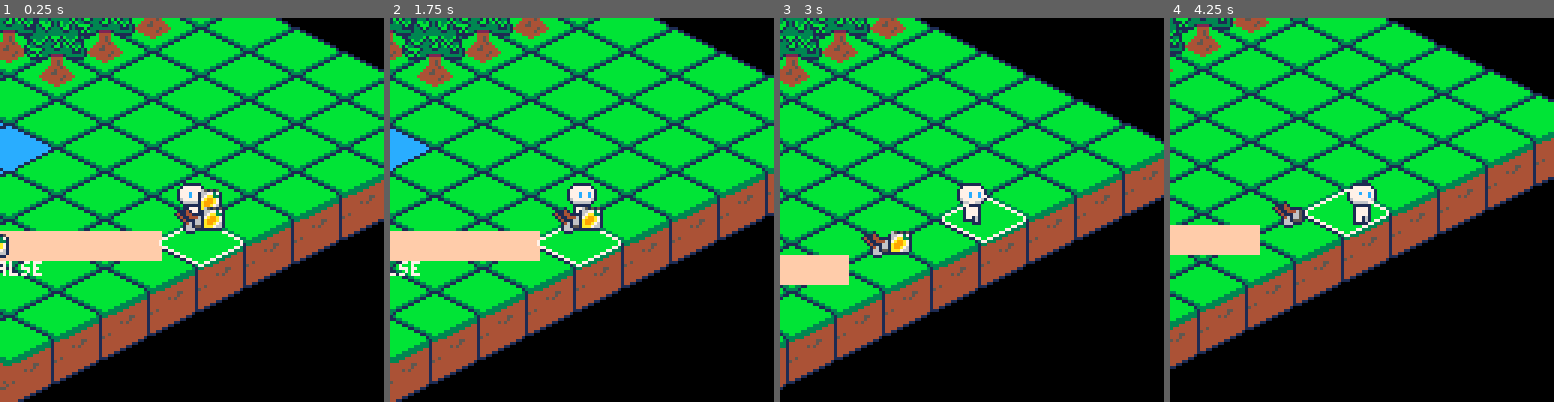
Above: before the commit, frames 1-4 (left to right).
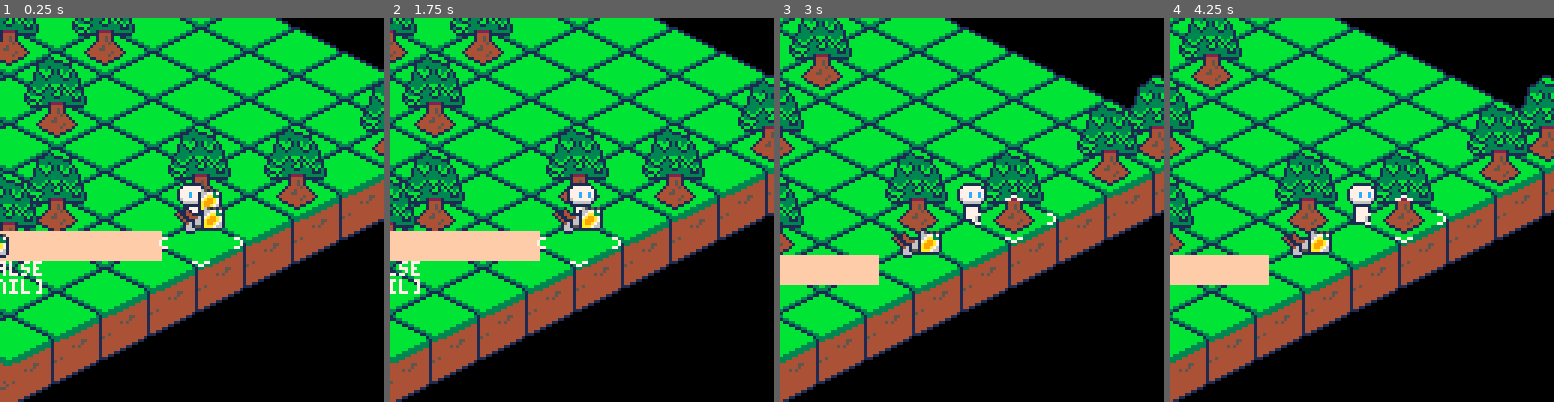
Above: after the commit, the same moments.

Repository: alainpuron/pico-8
Game: PICO-8 cartridge isometric.p8
Two runs of this game, one before a commit and one after it. Both use one fixed random seed, a clock stepped at 60 frames per second and the inputs below.
Inputs:
- Up to frame 1 (0.25 s): no input
- Up to frame 2 (1.75 s): tap X (X key) at 0.33, 1.07 s; tap O (Z key) at 0.7, 1.7 s; hold Right from 1.6 s (still down)
- Up to frame 3 (3 s): tap X (X key) at 1.85, 2.97 s; release Right at 2.1 s; tap O (Z key) at 2.1, 2.5, 2.9 s; hold Up 2.15-2.42 s; hold Right from 2.47 s (still down)
- Up to frame 4 (4.25 s): release Right at 3.03 s; hold Left 3.08-3.58 s; tap O (Z key) at 3.3, 3.7, 4.1 s; hold Down 3.63-3.97 s; hold Right from 4.02 s (still down); tap X (X key) at 4.08 s

The runs differ from the first frame. In frame 1, 11% of the frame differs, in the area x 0-100%, y 0-72%; in frame 2, 11%; in frame 3, 40%; in frame 4, 49%, in the area x 0-100%, y 0-100%.

Commit message:
Add files via upload

Diff:
--- a/isometric.p8
+++ b/isometric.p8
@@ -2,16 +2,15 @@
 version 43
 __lua__
 
---- collition progress ---
--- added a collition system
--- based if the tile has a
--- flag, does work but sometimes
--- player gets stuck
+
 
 
 function _init()
 
 map_layout()
+-- test
+generate_overlay(tiles.grass,tiles.tree,tree_layer,2)
+-----------
 plr_init()
 inventory_init()
 obj_init()
@@ -55,11 +54,9 @@
 	tiles ={
 	grass = 8,
 	water = 4,
-	half = 12,
-	tree = 128,
-	soil = 132,
-	seed = 137
-
+	tree 	= 128,
+	weed = 136 ,
+	daisy = 137
 	}
 
 	-- tile type
@@ -73,18 +70,36 @@
 	map_tiles()
 
 	map_data = {
-  {8,128,128,8,8,8,8,8},
-  {8,128,128,8,8,8,8,8},
-  {8,128,128,8,8,8,8,8},
-  {8,128,128,8,8,8,8,8},
-  {8,8,8,8,8,8,8,8},
-  {8,4,4,4,8,8,8,8},
-  {8,4,4,4,8,8,8,8},
-  {8,8,8,8,8,8,8,8},
-  {8,128,128,8,8,8,8,8},
+  {8,8,8,8,8,8,8,8},
+  {8,8,8,8,8,8,8,8},
+  {8,8,8,8,8,8,8,8},
+  {8,8,8,8,8,8,8,8},
+  {8,8,8,8,8,8,8,8},
+  {8,8,8,8,8,8,8,8},
+  {8,8,8,8,8,8,8,8},
+  {8,8,8,8,8,8,8,8},
+  {8,8,8,8,8,8,8,8},
   {8,8,8,8,8,8,8,8}
 }
 
+
+	tree_layer =	{}
+	tree_layer = create_layer(map_data)
+
+
+end -- function
+
+
+function create_layer(base)
+
+    local layer = {}
+    for y=1, #base do
+        layer[y] = {}
+        for x=1, #base[y] do
+            layer[y][x] = nil
+        end
+    end
+    return layer
 end
 
 
@@ -105,51 +120,46 @@
 
     		-- what tile is it
       local tile = map_data[y][x]
-
-      if tile != 0 then
-
-      		-- calc the location to go
-        local sx, sy = iso_coords(x, y)
-
-
-  					 -- draw tiles
-
-       	if tile == 8 then
-       		spr_id = tiles.grass
-       	end
-
-       	if tile == 4 then
-       		spr_id = tiles.water
-       	end
-
-       	if tile == 12 then
-       		spr_id = tiles.half
-       	end
-
-       	if tile == 128 then
-       		spr_id = tiles.tree
-       		sy-=16 -- adjust
-       	end
-
-       	if tile == 132 then
-       		spr_id = tiles.soil
-       	end
-
-       	if tile == 137 then
-       		spr_id = tiles.seeds
-       	end
-
-
-        spr(spr_id, sx, sy, 4, 4)
-      end
-
-    end
-
-  end
-
-end
-
-
+      local sx, sy = iso_coords(x, y)
+      spr(tile, sx, sy, 4, 4)
+
+       -- draw overlay if true
+      local tree_tile = tree_layer[y][x]
+
+      if tree_tile then
+							spr(tree_tile, sx, sy -16, 4, 4)
+						end
+
+
+    end -- for loop(2)
+
+  end -- for loop(1)
+
+end
+
+function generate_overlay(tile,replacement,layer,chance)
+
+	for y=1, #map_data do
+		for x=1,#map_data[y] do
+
+			-- if is a grass tile
+			if map_data[y][x] == tile then
+
+					-- rand pick a grass tile
+					-- and over that tile
+					-- place a tree
+					if flr(rnd(10)) < chance then
+						layer[y][x] = replacement
+						else
+							layer[y][x] = nil
+					end
+
+			end
+
+		end -- for(2)
+	end -- for(1)
+
+end
 -->8
 -- player --
 
@@ -536,7 +546,7 @@
 
 	 local tx, ty = get_tile_pos(x,y)
 
-		local tile =	map_data[ty][tx]
+		local tile =	tree_layer[ty][tx]
 
 
 
Not shown, changed: 50 lines of the sprite sheet (__gfx__) section of isometric.p8
